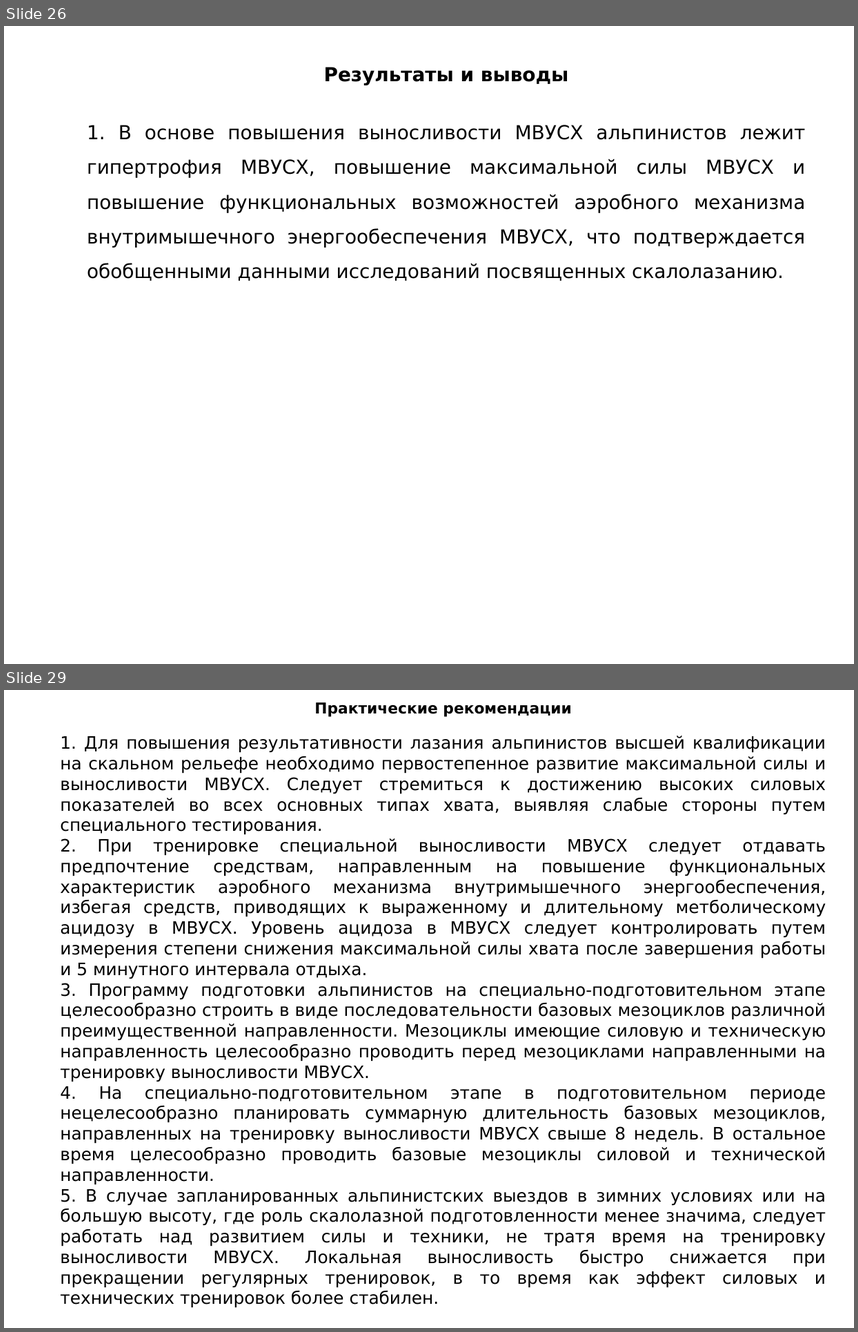
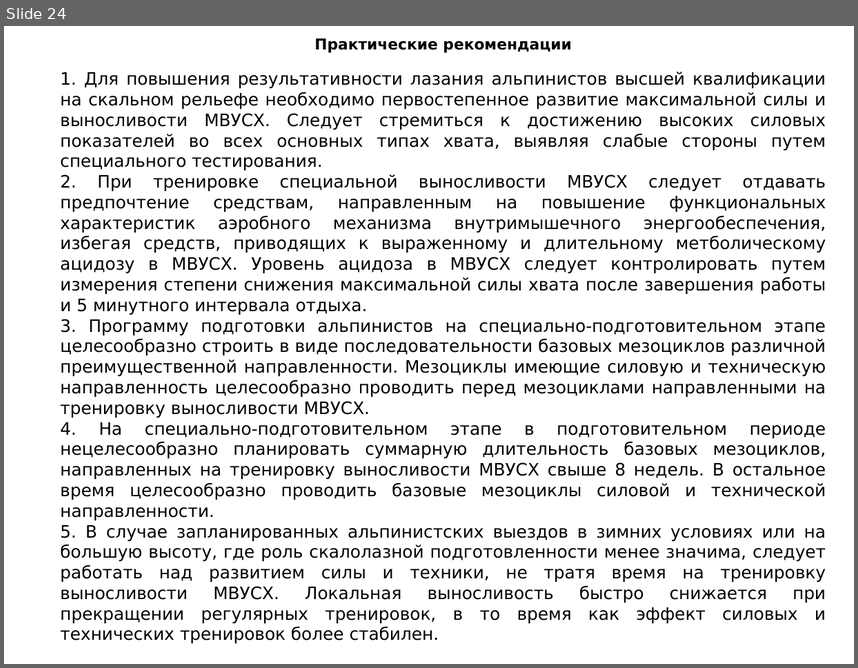
Before and after one commit to VlasenkoPavel/pv-repo, a slide deck: Prezent Vlasenko.ppt. Shown one above the other, each under a label of ours: slides 26 and 29 before the commit, slide 24 after it; the slides between them are not shown. The pictures are 858x1332 and 858x668 pixels, drawn with LibreOffice and Linux fonts; fonts in the diff are those of the drawing. Boxes give left, top, right and bottom in pixels: in the first picture for what was removed or moved away, otherwise in the second. Text is boxed around its words. In the diff, an @@ line names an element or a change of style, - is before the commit and + after.

```diff
--- a/Prezent Vlasenko.ppt
+++ b/Prezent Vlasenko.ppt
@@ slide 26 removed at [4,26,854,664], background #FFFFFF @@
@@ text removed at [87,67,806,281] @@
-Результаты и выводы
-1. В основе повышения выносливости МВУСХ альпинистов лежит гипертрофия МВУСХ, повышение максимальной силы МВУСХ и повышение функциональных возможностей аэробного механизма внутримышечного энергообеспечения МВУСХ, что подтверждается обобщенными данными исследований посвященных скалолазанию.
@@ what was slide 29 is now slide 24 @@
```
Also in this commit, not shown: 5 slides changed, 3 slides added, 8 other slides removed, 1 other file.
